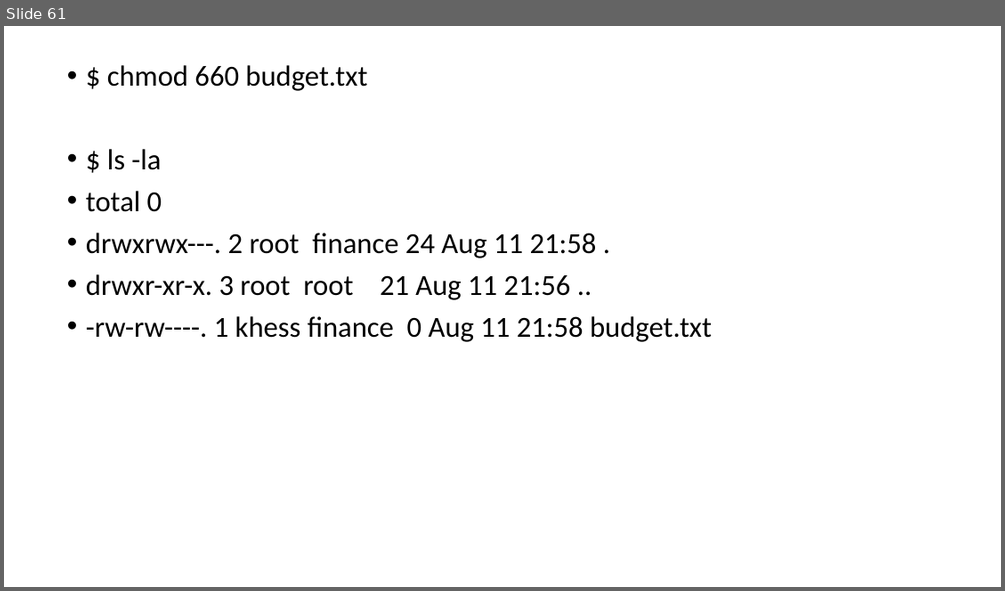
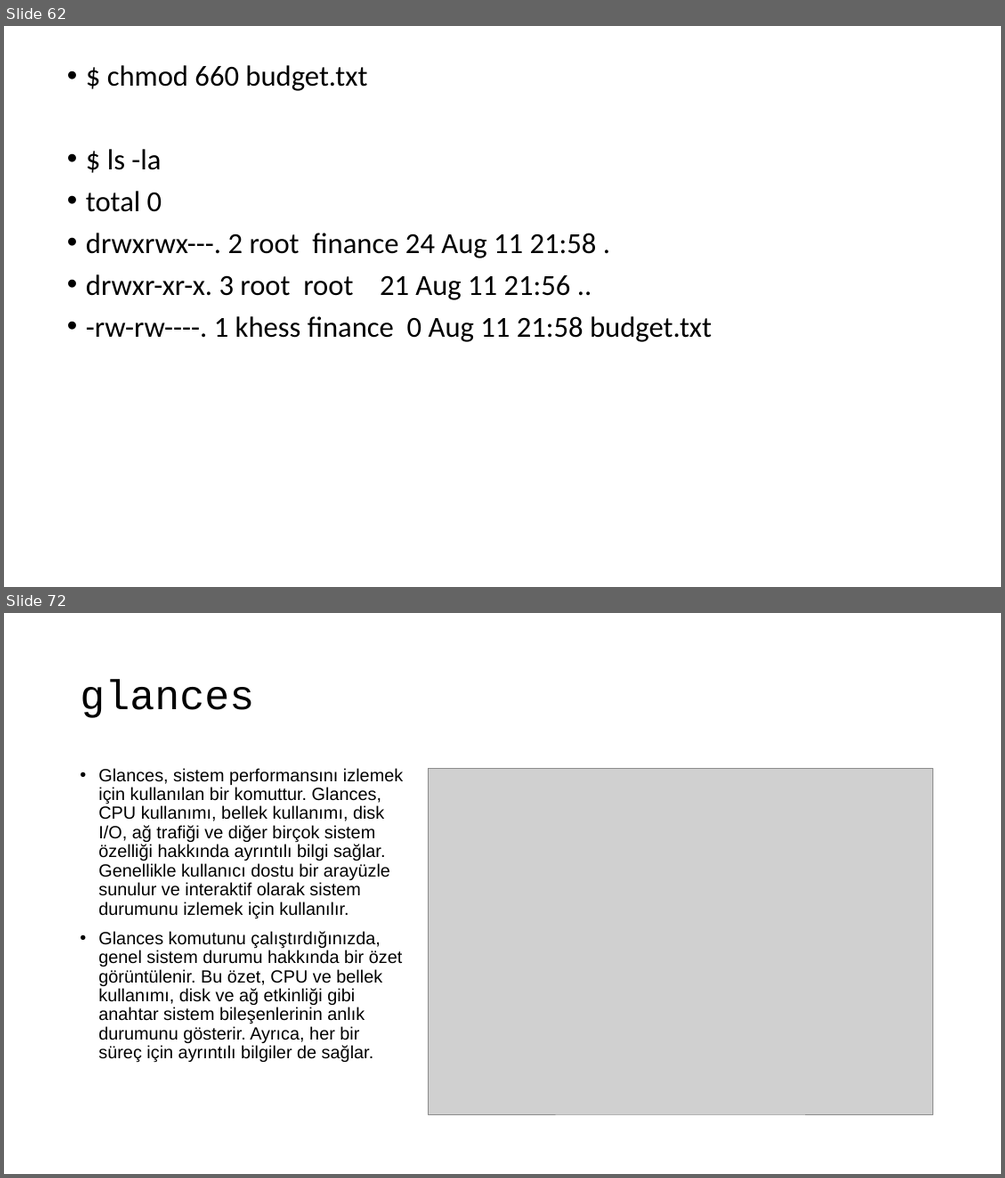
Before and after one commit to cahityusuf/LinuxCourse, a slide deck: LinuxKursu.pptx. Shown one above the other, each under a label of ours: slide 61 before the commit, slides 62 and 72 after it; the slides between them are not shown. The pictures are 1005x591 and 1005x1178 pixels, drawn with LibreOffice and Linux fonts; fonts in the diff are those of the drawing; grey boxes stand for pictures. Boxes give left, top, right and bottom in pixels: in the first picture for what was removed or moved away, otherwise in the second. Text is boxed around its words. In the diff, an @@ line names an element or a change of style, - is before the commit and + after.

```diff
--- a/LinuxKursu.pptx
+++ b/LinuxKursu.pptx
@@ slide 72 added at (4, 613, 1001, 1174), background #FFFFFF @@
@@ title added at (80, 680, 254, 718), 40 pt, text #000000 @@
+glances
@@ text added at (98, 768, 403, 1062), 17 pt, text #000000 @@
+• Glances, sistem performansını izlemek için kullanılan bir komuttur. Glances, CPU kullanımı, bellek kullanımı, disk I/O, ağ trafiği ve diğer birçok sistem özelliği hakkında ayrıntılı bilgi sağlar. Genellikle kullanıcı dostu bir arayüzle sunulur ve interaktif olarak sistem durumunu izlemek için kullanılır.
+• Glances komutunu çalıştırdığınızda, genel sistem durumu hakkında bir özet görüntülenir. Bu özet, CPU ve bellek kullanımı, disk ve ağ etkinliği gibi anahtar sistem bileşenlerinin anlık durumunu gösterir. Ayrıca, her bir süreç için ayrıntılı bilgiler de sağlar.
@@ picture added at (428, 769, 933, 1114) @@
@@ what was slide 61 is now slide 62 @@
```
Also in this commit, not shown: 2 slides changed, 17 other slides added.
